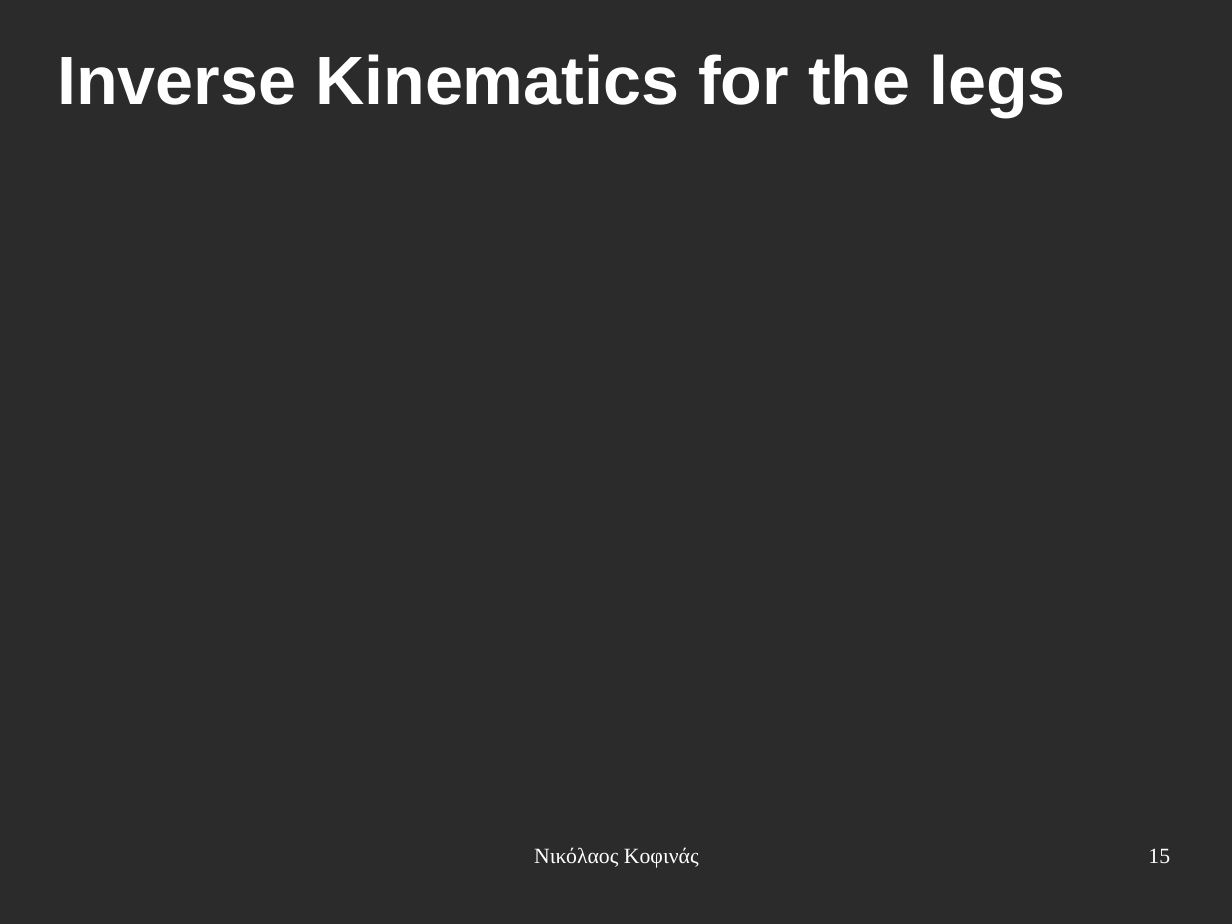
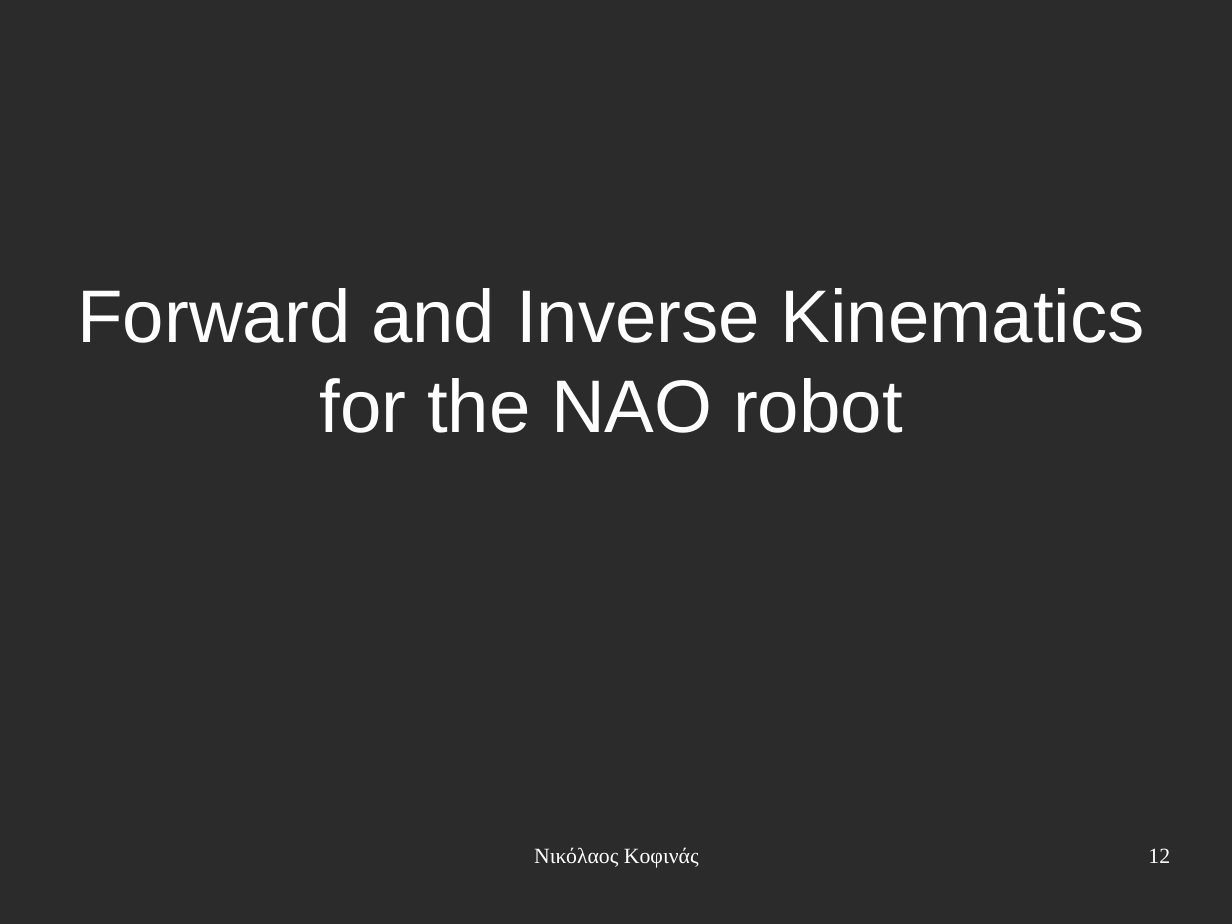
Before and after one commit to eldr4d/MyThesis, a slide deck: slide 12 of presentation.odp (slide 15 before the commit). Drawn at 1232x924 pixels with LibreOffice and Linux fonts; fonts in the diff are those of the drawing; background and template pictures are left out; a plain dark background stands for a picture behind light text. Boxes give left, top, right and bottom in pixels: in the first picture for what was removed or moved away, otherwise in the second. Text is boxed around its words. In the diff, an @@ line names an element or a change of style, - is before the commit and + after.

```diff
--- a/presentation.odp
+++ b/presentation.odp
@@ title removed at bbox=[57, 54, 1065, 117] @@
-Inverse Kinematics for the legs
@@ subtitle added at bbox=[77, 288, 1145, 433], 48 pt, text #FFFFFF @@
+Forward and Inverse Kinematics
+for the NAO robot
@@ page number at bbox=[1148, 848, 1170, 863]: text changed @@
-15
+12
```
Also in this commit, not shown: 14 other slides changed, 4 slides added, 1 slide removed.
